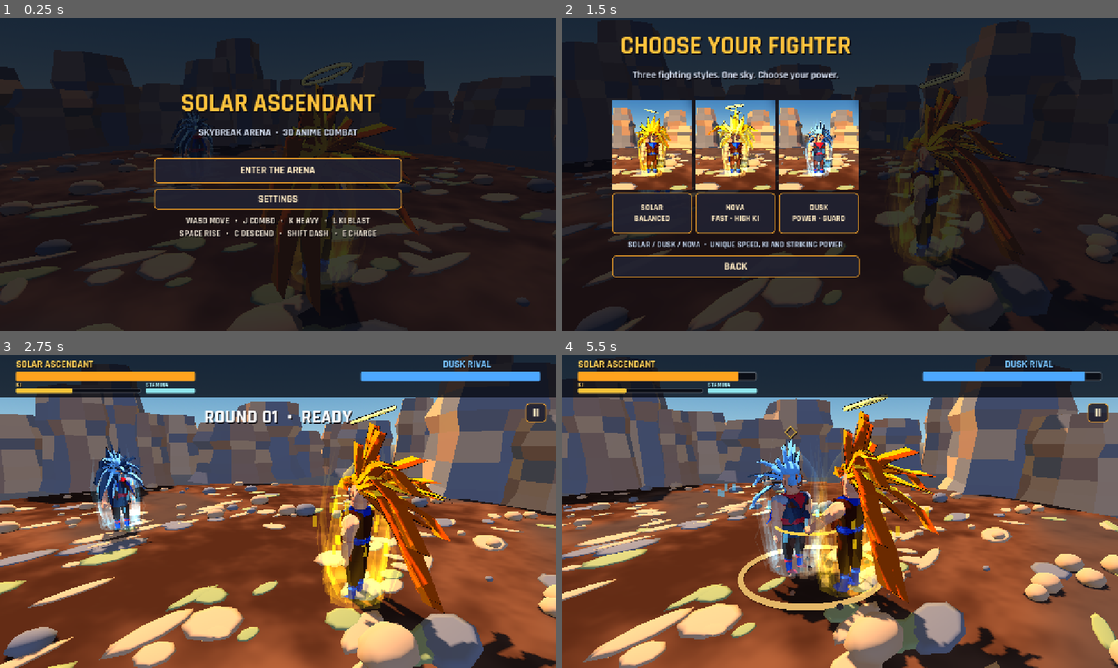
Above: before the commit, frames 1-4 (two rows, left to right).
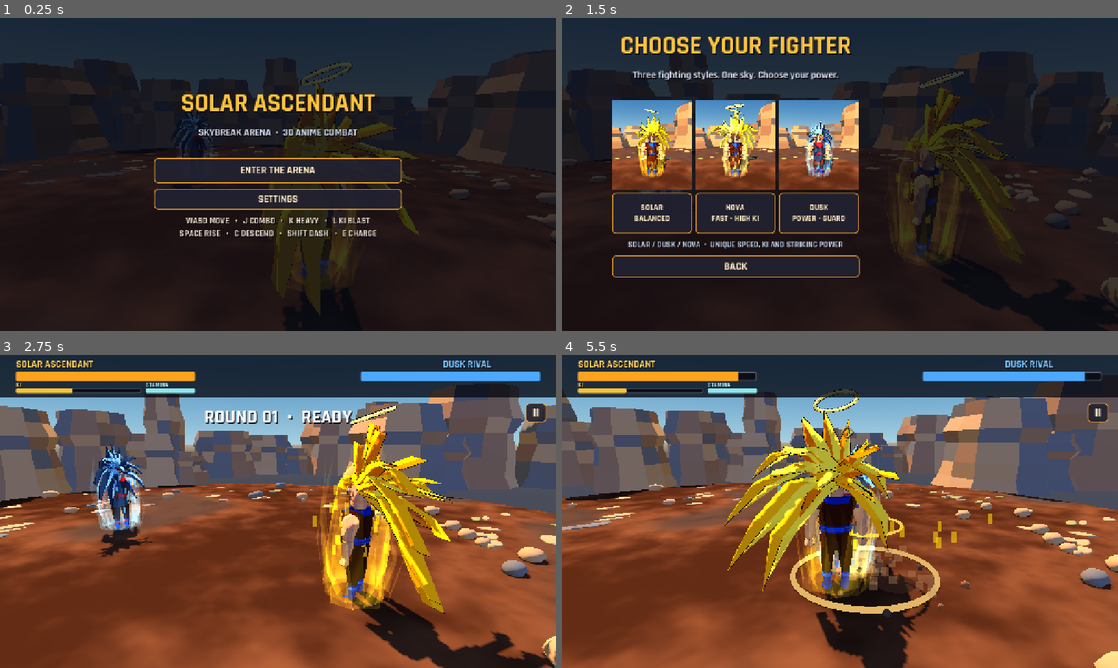
Above: after the commit, the same moments.

Repository: xoloteach/dragon-ball
Game: Godot game, scene res://scenes/main.tscn
Two runs of this game, one before a commit and one after it. Both use one fixed random seed, a clock stepped at 60 frames per second and the inputs below.
Inputs (mouse positions are in pixels of both pictures, inside the frame that each line leads up to):
- Up to frame 1 (0.25 s): no input
- Up to frame 2 (1.5 s): click "ENTER THE ARENA" at 0.5 s; tap Enter at 1.25 s; move the mouse to (962, 158) at 1.27 s; hold D from 1.28 s (still down); hold Q from 1.28 s (still down); click (962, 158) at 1.42 s
- Up to frame 3 (2.75 s): tap Space at 1.52 s; release D at 2 s; release Q at 2 s; click "SOLAR BALANCED" at 2 s
- Up to frame 4 (5.5 s): drag from (728, 527) to (812, 574) at 2.77 s; move the mouse to (895, 442) at 3.52 s; hold D 3.53-4.25 s; hold Q 3.53-4.25 s; tap J at 3.6 s; drag from (812, 574) to (673, 464) at 4.27 s; move the mouse to (1006, 558) at 5.02 s; hold A from 5.03 s (still down); hold Q from 5.03 s (still down); tap L at 5.1 s; tap Space at 5.27 s

The runs differ from the first frame. In frame 1, 12% of the frame differs, in the area x 0-100%, y 6-100%; in frame 2, 16%; in frame 3, 36%; in frame 4, 57%, in the area x 0-100%, y 0-100%.

Commit message:
Refine golden mane, animation timing, arena, and energy VFX

Diff:
--- a/scripts/fighter.gd
+++ b/scripts/fighter.gd
@@ -194,18 +194,18 @@
 		elif "blue highlight" in material_name:
 			color = Color(0.06, 0.26, 0.75)
 		elif "hair lit" in material_name:
-			color = Color(1.0, 0.71, 0.10)
+			color = Color(1.0, 0.83, 0.20)
 		elif "sun gold" in material_name:
-			color = Color(0.95, 0.45, 0.013)
+			color = Color(1.0, 0.64, 0.05)
 		elif "hair amber" in material_name:
-			color = Color(0.61, 0.23, 0.01)
+			color = Color(0.91, 0.44, 0.015)
 		elif "teal" in material_name:
 			color = Color(0.025, 0.43, 0.39)
 		elif "ivory" in material_name:
 			color = Color(0.82, 0.87, 0.74)
 		var name_low := mesh_node.name.to_lower()
 		if fighter_id == "nova" and ("hair" in name_low or "spike" in name_low):
-			color = Color(1.0, .83, .32) if i == 0 else Color(1.0, .65, .10)
+			color = Color(1.0, .88, .35) if i == 0 else Color(1.0, .71, .16)
 		if fighter_id == "dusk":
 			if "hair" in name_low or "spike" in name_low:
 				color = Color(0.10, 0.17, 0.27) if i != 0 else Color(0.34, 0.55, 0.76)
@@ -586,10 +586,16 @@
 
 
 func play_clip(clip: String, speed := 1.0) -> void:
+	var playback_speed := speed
 	if animation_player and animation_player.has_animation(clip):
-		animation_player.play(clip, .075, speed)
+		var length := animation_player.get_animation(clip).length
+		if clip in ["jab", "cross", "rising_kick", "elbow", "heavy", "launcher", "beam", "ultimate"] and attack_name != "" and attack_length > 0.0:
+			playback_speed = maxf(speed, length / attack_length)
+		elif clip in ["hit", "knockback"] and stunned > 0.0:
+			playback_speed = maxf(speed, length / stunned)
+		animation_player.play(clip, .075, playback_speed)
 	if lod_animation_player and lod_animation_player.has_animation(clip):
-		lod_animation_player.play(clip, .075, speed)
+		lod_animation_player.play(clip, .075, playback_speed)
 
 
 func aim() -> Vector3:
@@ -633,7 +639,8 @@
 
 
 func set_guard(value: bool) -> void:
-	if value and not guarding:
+	var can_guard := value and stamina > 0.0 and stunned <= 0.0 and attack_clock <= 0.0
+	if can_guard and not guarding:
 		counter_timer = 0.15
 		play_clip("guard")
-	guarding = value and stamina > 0.0 and stunned <= 0.0
+	guarding = can_guard
--- a/scripts/game.gd
+++ b/scripts/game.gd
@@ -4,6 +4,7 @@
 const ARENA = preload("res://assets/models/sunscar_arena.glb")
 const FONT = preload("res://assets/fonts/Rajdhani-Bold.ttf")
 const GROUND_SHADER = preload("res://shaders/ground.gdshader")
+const ENERGY_SHADER = preload("res://shaders/energy.gdshader")
 const SOLAR_MODEL = preload("res://assets/models/solar_ascendant.glb")
 const NOVA_MODEL = preload("res://assets/models/solar_nova.glb")
 const DUSK_MODEL = preload("res://assets/models/dusk_rival.glb")
@@ -80,6 +81,15 @@
 		player.facing = (enemy.global_position-player.global_position).normalized()
 		player.action("heavy")
 		capture_wait = .18
+	elif variant == "ultimate":
+		start_fight()
+		state = "combat"
+		status_label.text = ""
+		enemy.global_position = player.global_position + Vector3(0,0,-7.0)
+		enemy.stunned = 2.0
+		player.ki = player.max_ki
+		player.action("ultimate")
+		capture_wait = 1.0
 	elif variant == "select":
 		show_select()
 	elif variant.begins_with("portrait"):
@@ -754,12 +764,9 @@
 	mesh.rings = 8
 	var ob := MeshInstance3D.new()
 	ob.mesh = mesh
-	var mat := StandardMaterial3D.new()
-	mat.shading_mode = BaseMaterial3D.SHADING_MODE_UNSHADED
-	mat.albedo_color = color
-	mat.emission_enabled = true
-	mat.emission = color
-	mat.emission_energy_multiplier = 4.0
+	var mat := ShaderMaterial.new()
+	mat.shader = ENERGY_SHADER
+	mat.set_shader_parameter("energy_color", color)
 	ob.material_override = mat
 	add_child(ob)
 	return ob
@@ -821,7 +828,7 @@
 
 func on_ultimate(origin: Vector3, direction: Vector3, owner: ArenaFighter) -> void:
 	var color := owner.tint
-	var sphere := energy_ball(1.45, color)
+	var sphere := energy_ball(1.15, color)
 	sphere.global_position = origin + direction * 2.0
 	effect_data.append({"node":sphere,"life":1.7,"max":1.7,"scale":1.0,"kind":"ultimate",
 		"origin":origin,"direction":direction,"owner":owner,"triggered":false})
@@ -1008,7 +1015,7 @@
 		elif e.kind == "ring": node.scale = Vector3.ONE * (1.0 + 1.8 * (1.0 - e.life/e.max))
 		elif e.kind == "ultimate":
 			var elapsed: float = e.max - e.life
-			node.scale = Vector3.ONE * (0.55 + minf(1.7, elapsed * 1.5))
+			node.scale = Vector3.ONE * (0.6 + minf(1.0, elapsed * .85))
 			if elapsed > .75:
 				node.global_position = e.origin + e.direction * (2.0 + (elapsed - .75) * 25.0)
 			if elapsed > 1.10 and not e.triggered:
--- /dev/null
+++ b/shaders/energy.gdshader
@@ -0,0 +1,15 @@
+shader_type spatial;
+render_mode unshaded, cull_disabled, blend_add, depth_draw_never;
+
+uniform vec4 energy_color : source_color = vec4(1.0, 0.72, 0.12, 1.0);
+
+void fragment() {
+    float rim = pow(1.0 - abs(dot(normalize(NORMAL), normalize(VIEW))), 1.8);
+    float wave = sin(UV.y * 38.0 - TIME * 16.0 + sin(UV.x * 31.0 + TIME * 7.0) * 2.0);
+    float crackle = sin(UV.x * 61.0 + UV.y * 43.0 + TIME * 20.0);
+    float trace = smoothstep(0.50, 0.96, wave * 0.65 + crackle * 0.35);
+    float glow = 0.35 + rim * 1.5 + trace * 0.75;
+    ALBEDO = energy_color.rgb * glow;
+    EMISSION = energy_color.rgb * (1.0 + rim * 2.8 + trace * 1.8);
+    ALPHA = clamp((0.12 + rim * 0.48 + trace * 0.16) * energy_color.a, 0.06, 0.76);
+}
Binary file changed: assets/models/dusk_rival.glb
Binary file changed: assets/models/dusk_rival_lod.glb
Binary file changed: assets/models/solar_ascendant.glb
Binary file changed: assets/models/solar_nova.glb
Binary file changed: assets/models/sunscar_arena.glb
Binary file changed: assets/portraits/dusk.png
Binary file changed: assets/portraits/nova.png
Binary file changed: assets/portraits/solar.png
Binary file changed: docs/screenshots/action.png
Binary file changed: docs/screenshots/combat.png
Binary file changed: docs/screenshots/select.png
Binary file added: docs/screenshots/touch.png
(and 6 more such lines)
